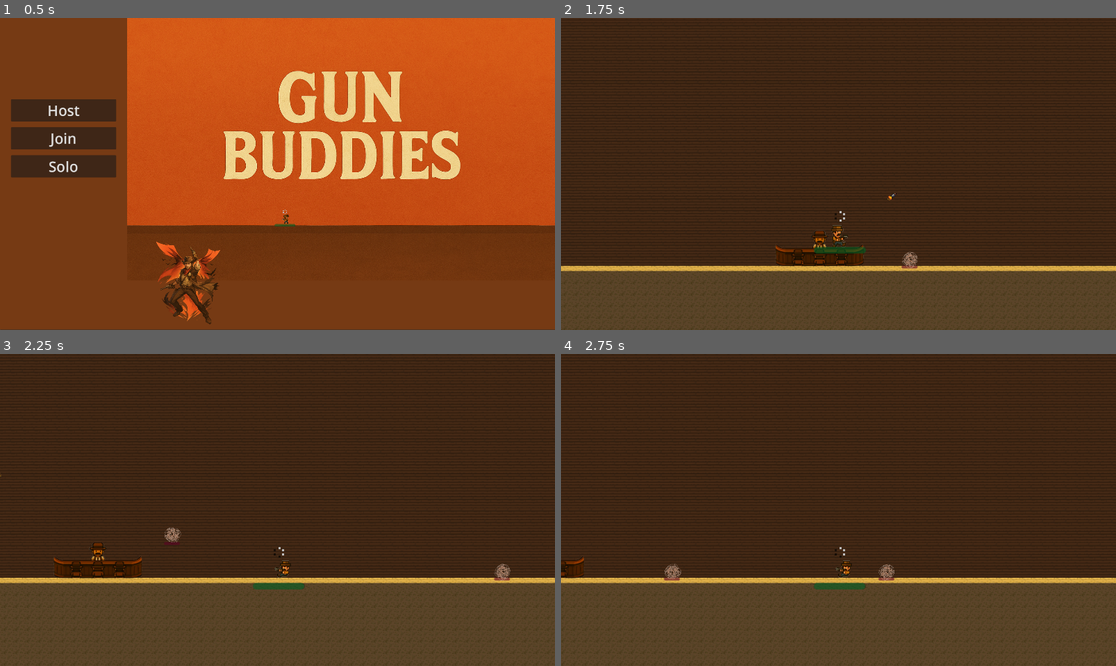
Above: before the commit, frames 1-4 (two rows, left to right).
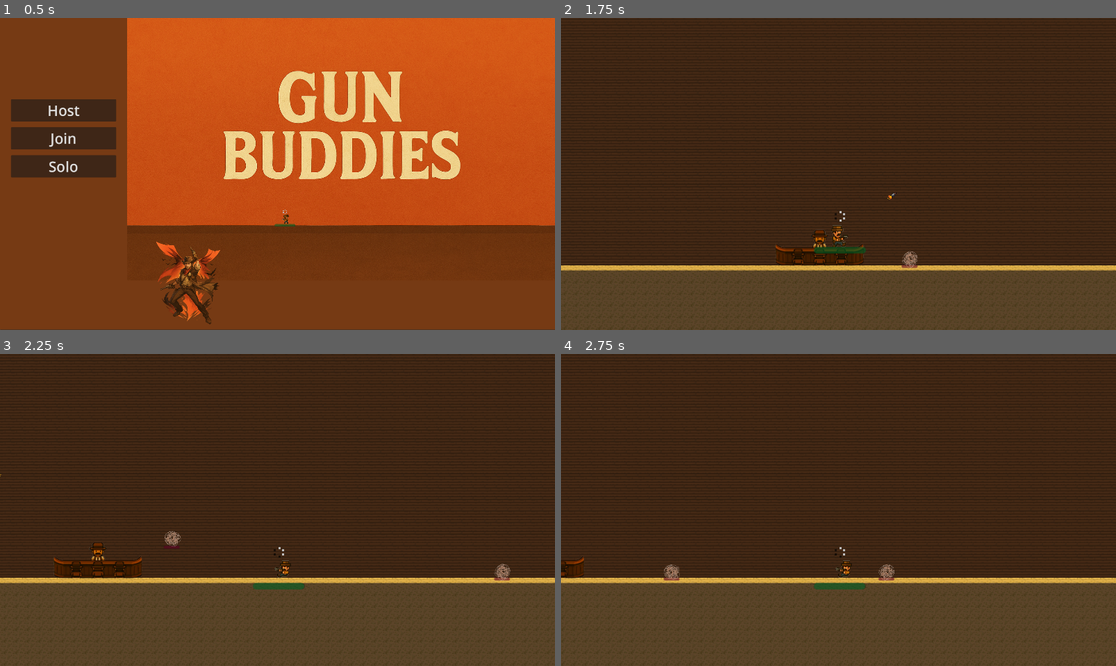
Above: after the commit, the same moments.

Repository: EdisonLing/Gun-Buddies
Game: Godot game, scene res://scenes/StartScreen.tscn
Two runs of this game, one before a commit and one after it. Both use one fixed random seed, a clock stepped at 60 frames per second and the inputs below.
Inputs (mouse positions are in pixels of both pictures, inside the frame that each line leads up to):
- Up to frame 1 (0.5 s): no input
- Up to frame 2 (1.75 s): click "Solo" at 0.5 s; tap Enter (start wave) at 1.25 s; move the mouse to (960, 158) at 1.27 s; press the mouse at (960, 158) at 1.28 s; hold D (move_right) from 1.28 s (still down); tap Space (jump) at 1.52 s
- Up to frame 3 (2.25 s): keep holding D (move_right); move the mouse to (166, 525) at 2.02 s; release the mouse at (166, 525) at 2.03 s; tap Shift (slide) at 2.1 s
- Up to frame 4 (2.75 s): keep holding D (move_right); tap Space (jump) at 2.27 s

Frame 1 is identical in both runs. In frame 2, 1.0% of the frame differs, in the area x 0-100%, y 55-82%; in frame 3, 0.1%; in frame 4, less than 0.1%.

Commit message:
added ability to drop down from platforms
press "s" to drop down

player has small collision bug with platforms

Diff:
--- a/entities/characters/bases/player_base.gd
+++ b/entities/characters/bases/player_base.gd
@@ -1,8 +1,5 @@
 extends CharacterBody2D
 class_name PlayerBase
-
-@export_group("Essential")
-@export var hitbox_shape: CollisionShape2D
 
 @export_group("Stats")
 @export var speed := 220.0
@@ -12,6 +9,7 @@
 @export var slide_friction := 0.9
 
 @export_group("Hitbox Settings")
+@export var hitbox_shape: CollisionShape2D
 @export var normal_hitbox_size := Vector2(20, 40)
 @export var normal_hitbox_offset := Vector2(0, 0)
 @export var slide_hitbox_size := Vector2(40, 20)
@@ -21,11 +19,16 @@
 @onready var weapon_component = $WeaponComponent
 @onready var health_component: HealthComponent = $HealthComponent
 @onready var revolver: WeaponBase = $WeaponComponent/Revolver
+@export var platform_layer := 2           # layer index (1–32)
+@export var drop_through_time := 0.25     # seconds to ignore platforms
+
 
 var max_health = 500
 var kill_count = 0
 var facing_right := true
 var double_jump := false
+var _dropping := false
+
 
 # Slide variables
 var is_sliding := false
@@ -47,10 +50,15 @@
 	# reset double jump
 	if is_on_floor():
 		double_jump = false
+
 	# Handle slide input
 	if Input.is_action_just_pressed("slide") and is_on_floor() and not is_sliding and abs(dir_x) > 0.1:
 		print("slide")
 		start_slide(dir_x)
+
+	# Handle drop down
+	if Input.is_action_just_pressed("drop_down") and is_on_floor() and not _dropping:
+		_drop_through_platforms()
 
 	# Handle sliding
 	if is_sliding:
@@ -143,3 +151,19 @@
 		var rect_shape = hitbox_shape.shape as RectangleShape2D
 		rect_shape.size = normal_hitbox_size
 		hitbox_shape.position = normal_hitbox_offset
+
+func _drop_through_platforms() -> void:
+	_dropping = true
+	# stop treating platform layer as "floor" and ignore its collisions
+	var bit := 1 << (platform_layer - 1)
+	platform_floor_layers &= ~bit
+	set_collision_mask_value(platform_layer, false)
+
+	# ensure we start falling
+	velocity.y = max(velocity.y, 10)
+
+	# re-enable after a short delay
+	await get_tree().create_timer(drop_through_time).timeout
+	set_collision_mask_value(platform_layer, true)
+	platform_floor_layers |= bit
+	_dropping = false
--- a/project.godot
+++ b/project.godot
@@ -86,3 +86,8 @@
 "events": [Object(InputEventKey,"resource_local_to_scene":false,"resource_name":"","device":-1,"window_id":0,"alt_press …(195 unchanged characters)…
 ]
 }
+drop_down={
+"deadzone": 0.2,
+"events": [Object(InputEventKey,"resource_local_to_scene":false,"resource_name":"","device":-1,"window_id":0,"alt_pressed":false,"shift_pressed":false,"ctrl_pressed":false,"meta_pressed":false,"pressed":false,"keycode":0,"physical_keycode":83,"key_label":0,"unicode":115,"location":0,"echo":false,"script":null)
+]
+}
--- a/scenes/game.tscn
+++ b/scenes/game.tscn
@@ -58,9 +58,7 @@
 tile_set = SubResource("TileSet_400sg")
 
 [node name="Platform" parent="." instance=ExtResource("2_s0nni")]
-visible = false
-position = Vector2(953, 1041)
-collision_mask = 7
+position = Vector2(950, 1041)
 
 [node name="Sheriff" parent="." instance=ExtResource("3_aug50")]
 z_index = 1
--- a/scenes/platform.tscn
+++ b/scenes/platform.tscn
@@ -2,20 +2,25 @@
 
 [ext_resource type="Texture2D" uid="uid://dwraygavbopqb" path="res://assets/sprites/tiles/PlaceholderPlatform.png" id="1_ba0x2"]
 
-[sub_resource type="RectangleShape2D" id="RectangleShape2D_nlgqw"]
-size = Vector2(140.788, 4.92308)
+[sub_resource type="RectangleShape2D" id="RectangleShape2D_ba0x2"]
+size = Vector2(150, 2)
 
 [node name="Platform" type="AnimatableBody2D"]
+rotation = 0.00426226
+collision_layer = 2
+collision_mask = 7
 
 [node name="PlaceholderPlatform" type="Sprite2D" parent="."]
-position = Vector2(-1, 1.19209e-07)
-scale = Vector2(7.2, 0.8125)
+position = Vector2(0.651489, 4.6537e-10)
+scale = Vector2(7.66458, 0.8125)
 texture = ExtResource("1_ba0x2")
 region_enabled = true
 region_rect = Rect2(0, 5.67654, 15.9066, 4.72795)
 
 [node name="CollisionShape2D" type="CollisionShape2D" parent="."]
-position = Vector2(-1.19529, 0)
-scale = Vector2(0.812502, 0.8125)
-shape = SubResource("RectangleShape2D_nlgqw")
+position = Vector2(0.497191, -1.00262)
+rotation = -0.00349066
+scale = Vector2(0.812503, 0.812501)
+shape = SubResource("RectangleShape2D_ba0x2")
 one_way_collision = true
+one_way_collision_margin = 0.0
Not shown: 2 places in entities/characters/Sheriff.tscn that only renumber resources
Not shown: 1 places in scenes/game.tscn that only renumber resources
